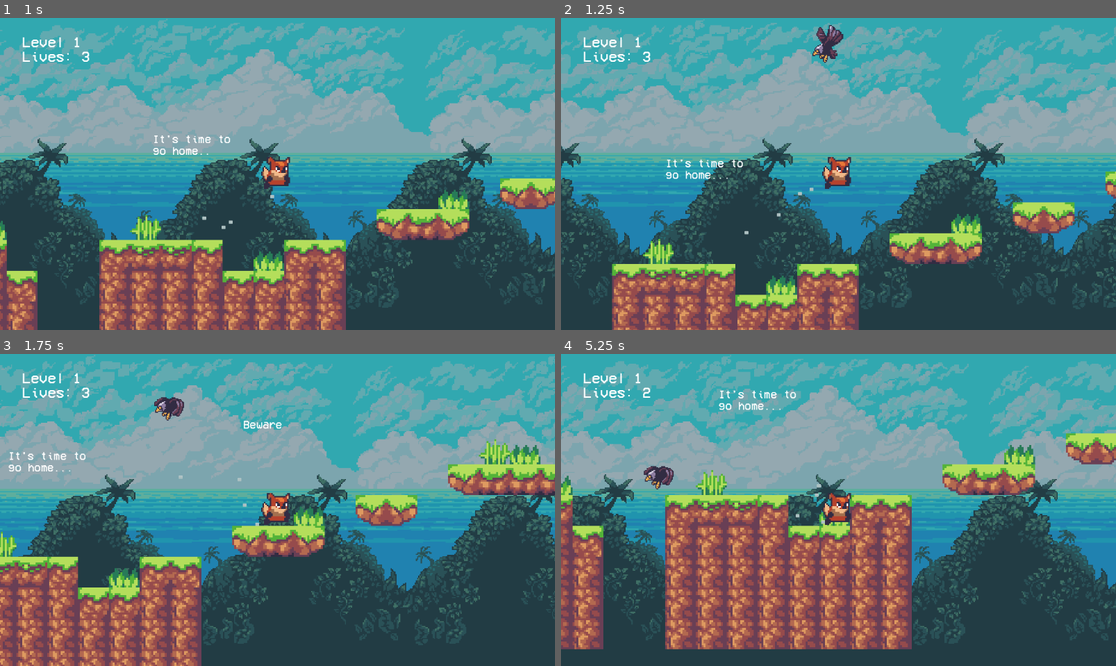
Above: before the commit, frames 1-4 (two rows, left to right).
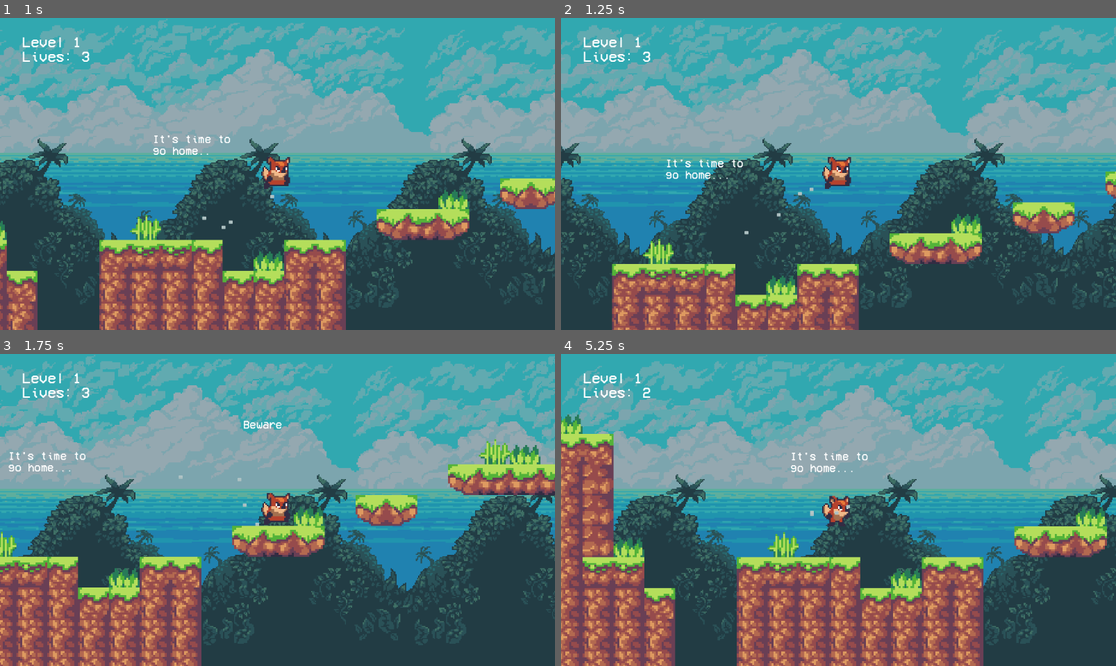
Above: after the commit, the same moments.

Repository: joselinprmt/gamedev-tutorial-6
Game: Godot game, scene res://scenes/Level1.tscn
The game is run twice, just before and just after one commit, with the same random seed, the same clock (stepped at 60 frames per second) and the same inputs. This scene is started directly instead of the project's main scene.
Inputs:
- Up to frame 1 (1 s): hold Right (right) from 0.53 s (still down); tap Space (jump) at 0.77 s
- Up to frame 2 (1.25 s): keep holding Right (right)
- Up to frame 3 (1.75 s): keep holding Right (right); tap Space (jump) at 1.52 s
- Up to frame 4 (5.25 s): release Right (right) at 2.03 s; hold A (left) 2.03-2.78 s; hold Right (right) 2.78-4.28 s; tap Space (jump) at 3.02, 3.77, 4.52 s; hold A (left) 4.28-5.03 s; hold Right (right) from 5.03 s (still down)

Frame 1 is identical in both runs. In frame 2, 0.4% of the frame differs, in the area x 45-51%, y 2-15%; in frame 3, 0.3%; in frame 4, 63%, in the area x 0-100%, y 0-100%.

Commit message:
feat(main): game balancing

Diff:
--- a/scenes/Level1.tscn
+++ b/scenes/Level1.tscn
@@ -416,6 +416,8 @@
 position = Vector2(971, -496)
 script = ExtResource("7_7cj3o")
 obstacle = ExtResource("6_uvhyf")
+timer = 15
+init_time = 2
 
 [node name="GPUParticles2D" type="GPUParticles2D" parent="."]
 position = Vector2(21, -457)
--- a/scenes/Level2.tscn
+++ b/scenes/Level2.tscn
@@ -321,6 +321,7 @@
 position = Vector2(959, -1290)
 script = ExtResource("8_wlxcv")
 obstacle = ExtResource("7_7n8bf")
+timer = 12
 init_time = 30
 
 [node name="Texts" type="Node" parent="."]
